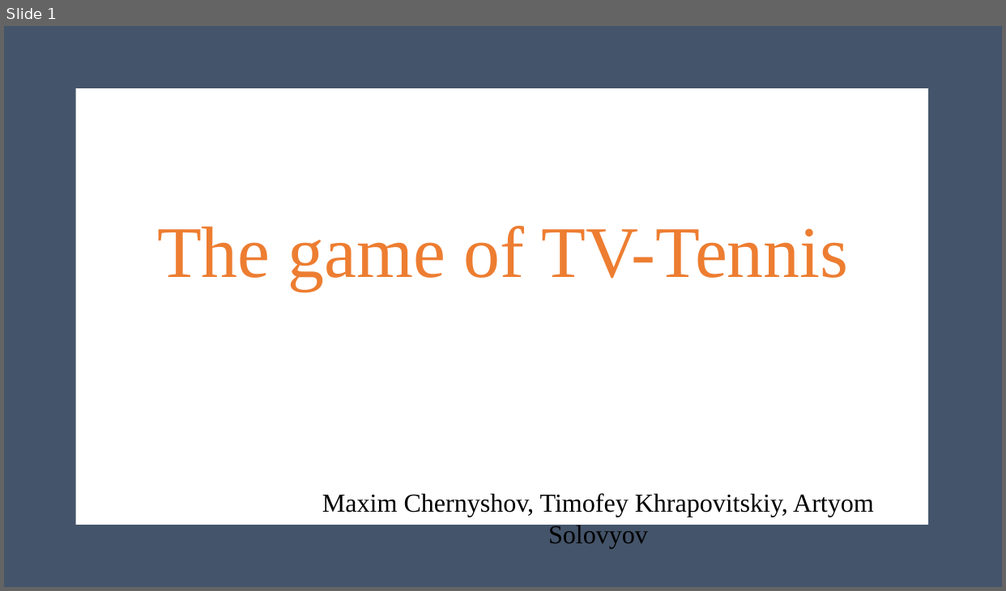
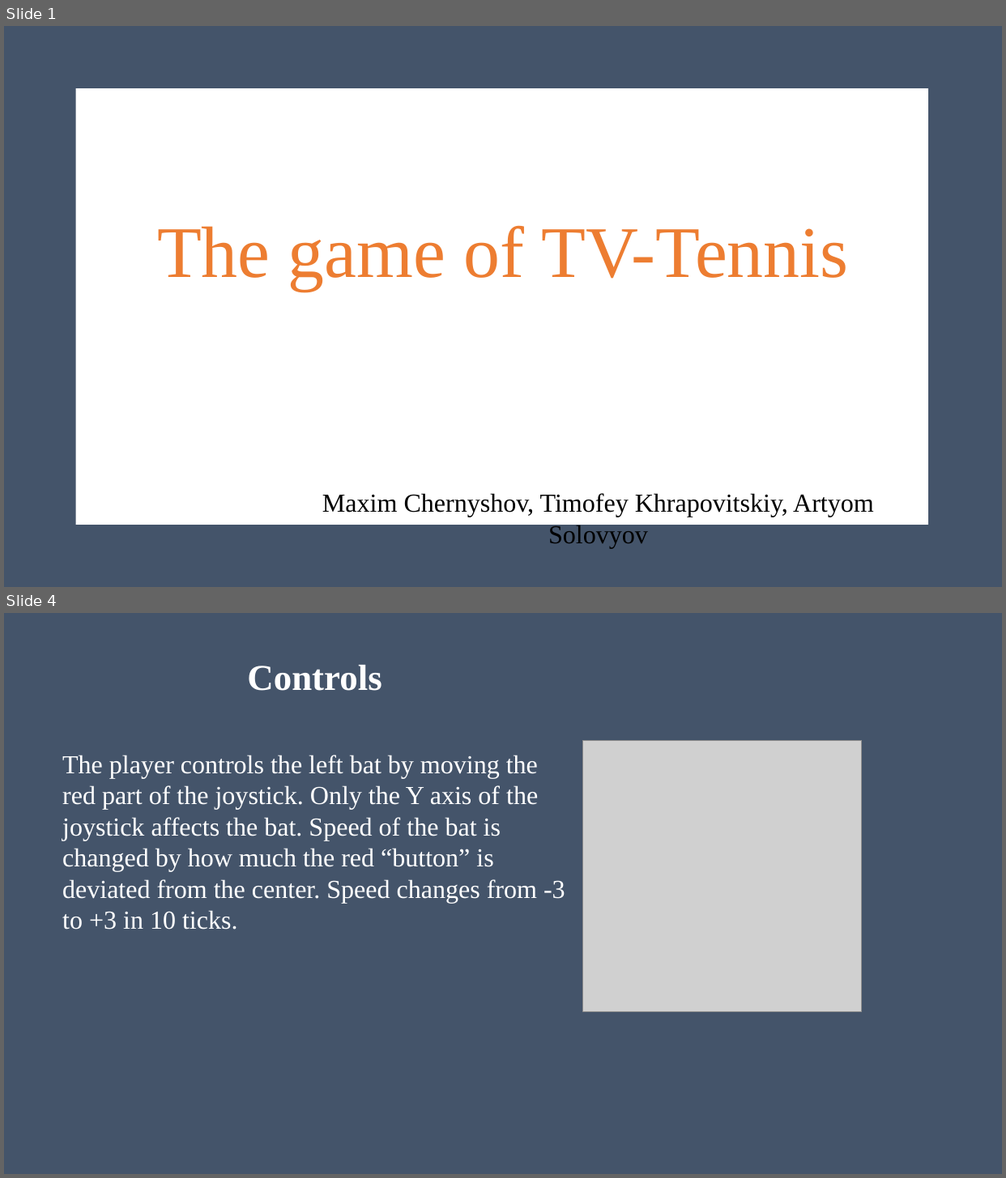
Before and after one commit to MIZINCHIK/DigitalPlatforms, a slide deck: Presentation.pptx. Shown one above the other, each under a label of ours: slide 1 before the commit, slides 1 and 4 after it; the slides between them are not shown. The pictures are 1006x591 and 1006x1178 pixels, drawn with LibreOffice and Linux fonts; fonts in the diff are those of the drawing; grey boxes stand for pictures. Boxes give left, top, right and bottom in pixels: in the first picture for what was removed or moved away, otherwise in the second. Text is boxed around its words. In the diff, an @@ line names an element or a change of style, - is before the commit and + after.

```diff
--- a/Presentation.pptx
+++ b/Presentation.pptx
@@ slide 4 added at (x1=4, y1=613, x2=1002, y2=1174), background #44546A @@
@@ title added at (x1=247, y1=665, x2=381, y2=691), 35 pt, text #FFFFFF, bold @@
+Controls
@@ text added at (x1=62, y1=755, x2=565, y2=930), 25 pt, text #FFFFFF @@
+The player controls the left bat by moving the red part of the joystick. Only the Y axis of the joystick affects the bat. Speed of the bat is changed by how much the red “button” is deviated from the center. Speed changes from -3 to +3 in 10 ticks.
@@ picture added at (x1=583, y1=740, x2=862, y2=1012) @@
```
Also in this commit, not shown: 6 slides changed, 1 other slide added, 2 slides removed.
